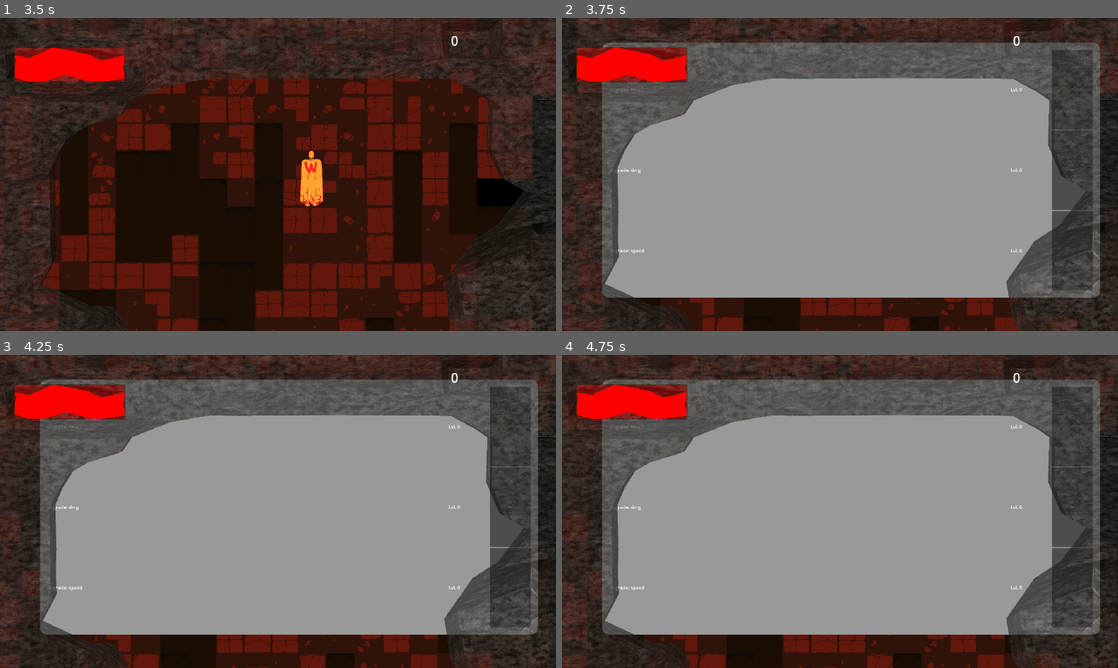
Above: before the commit, frames 1-4 (two rows, left to right).
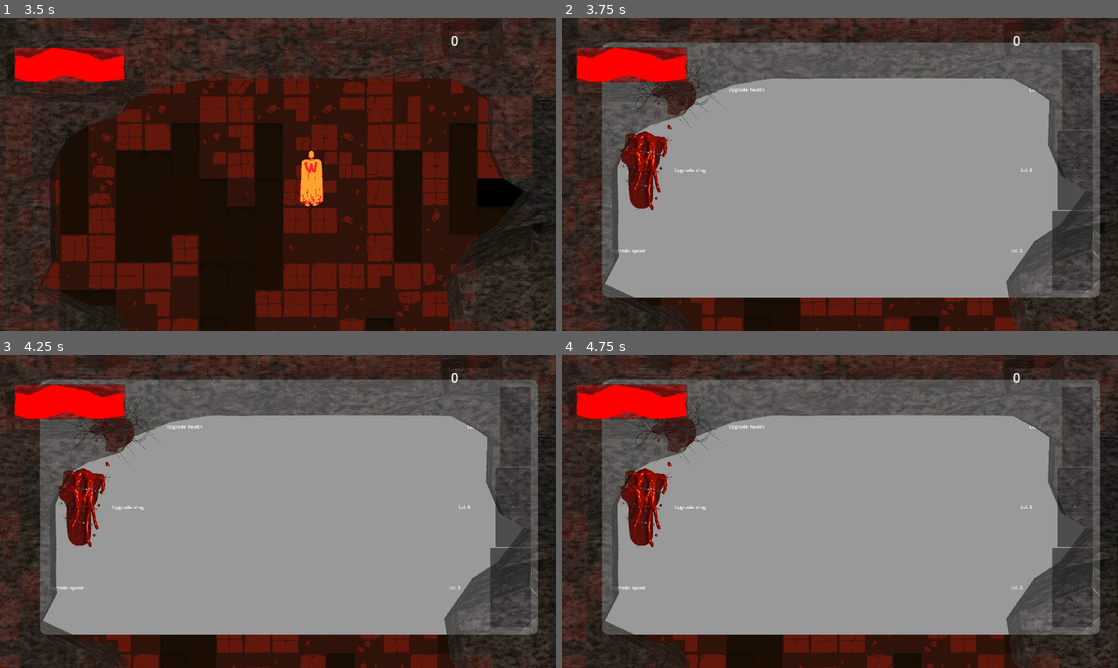
Above: after the commit, the same moments.

Repository: jible/capstone
Game: Godot game, scene res://scenes/testScenes/main_menu.tscn
The game is run twice, just before and just after one commit, with the same random seed, the same clock (stepped at 60 frames per second) and the same inputs. The engine's default icon, where the game draws it, is replaced by a stand-in: a white triangle on a blue panel in a dark square.
Inputs (mouse positions are in pixels of both pictures, inside the frame that each line leads up to):
- Up to frame 1 (3.5 s): click "Play" at 0.5 s; move the mouse to (400, 158) at 1.27 s; hold Right (right) 1.28-2.03 s; hold Space (attack) 1.28-2.03 s; move the mouse to (166, 190) at 2.02 s; hold Down (down) 2.03-2.78 s; tap Space (attack) at 2.1 s; move the mouse to (333, 105) at 2.77 s; hold Right (right) from 2.78 s (still down); hold Space (attack) from 2.78 s (still down)
- Up to frame 2 (3.75 s): move the mouse to (812, 237) at 3.52 s; release Right (right) at 3.53 s; release Space (attack) at 3.53 s; hold Tab (OpenUpgrades) from 3.53 s (still down); tap Space (attack) at 3.6 s
- Up to frame 3 (4.25 s): keep holding Tab (OpenUpgrades)
- Up to frame 4 (4.75 s): move the mouse to (1006, 558) at 4.27 s; release Tab (OpenUpgrades) at 4.28 s; hold Left (left) from 4.28 s (still down); hold Space (attack) from 4.28 s (still down)

Frame 1 is identical in both runs. In frame 2, 3.0% of the frame differs, in the area x 8-93%, y 10-76%; in frame 3, 3.0%; in frame 4, 3.0%.

Commit message:
Upgrade Icons in Upgrade Menu

Diff:
--- a/scenes/prefabs/ui_elements/stat_upgrade.tscn
+++ b/scenes/prefabs/ui_elements/stat_upgrade.tscn
@@ -5,6 +5,10 @@
 [node name="StatUpgrade" type="HBoxContainer"]
 size_flags_vertical = 3
 script = ExtResource("1_ejj0v")
+
+[node name="TextureRect" type="TextureRect" parent="."]
+layout_mode = 2
+expand_mode = 3
 
 [node name="StatNameLabel" type="Label" parent="."]
 layout_mode = 2
--- a/scenes/prefabs/ui_elements/stat_upgrade_ui.tscn
+++ b/scenes/prefabs/ui_elements/stat_upgrade_ui.tscn
@@ -1,7 +1,9 @@
-[gd_scene load_steps=4 format=3 uid="uid://bsmerj830lma6"]
+[gd_scene load_steps=6 format=3 uid="uid://bsmerj830lma6"]
 
 [ext_resource type="PackedScene" uid="uid://bt7w3orvfq2tv" path="res://scenes/prefabs/ui_elements/stat_upgrade.tscn" id="1_ekqrg"]
 [ext_resource type="Script" path="res://scripts/for_scenes/stat_upgrade_ui.gd" id="1_eu2fv"]
+[ext_resource type="Texture2D" uid="uid://cegvvvlsxekts" path="res://assets/ui_renders/HeartIcon.png" id="3_klydc"]
+[ext_resource type="Texture2D" uid="uid://c7bfofw7rd1tu" path="res://assets/ui_renders/FistIcon.png" id="4_0piuq"]
 
 [sub_resource type="StyleBoxFlat" id="StyleBoxFlat_e6vq2"]
 corner_radius_top_left = 25
@@ -53,10 +55,12 @@
 [node name="StatUpgrade" parent="MarginContainer/Panel/MarginContainer/VBoxContainer" instance=ExtResource("1_ekqrg")]
 layout_mode = 2
 stat_name = "health"
+upgrade_icon = ExtResource("3_klydc")
 
 [node name="StatUpgrade2" parent="MarginContainer/Panel/MarginContainer/VBoxContainer" instance=ExtResource("1_ekqrg")]
 layout_mode = 2
 stat_name = "dmg"
+upgrade_icon = ExtResource("4_0piuq")
 
 [node name="StatUpgrade3" parent="MarginContainer/Panel/MarginContainer/VBoxContainer" instance=ExtResource("1_ekqrg")]
 layout_mode = 2
--- a/scripts/for_scenes/stat_upgrade.gd
+++ b/scripts/for_scenes/stat_upgrade.gd
@@ -1,11 +1,12 @@
 extends HBoxContainer
 
 @export var stat_name: String
-
+@export var upgrade_icon : CompressedTexture2D
 @onready var upgrade_level_label = $"UpgradeLevelLabel"
 
 # Called when the node enters the scene tree for the first time.
 func _ready() -> void:
+	$TextureRect.texture = upgrade_icon
 	var label: Label = $"StatNameLabel"
 	label.text = "Upgrade: " + stat_name
 	SignalBus.update_HUD.connect(update_level_label)
